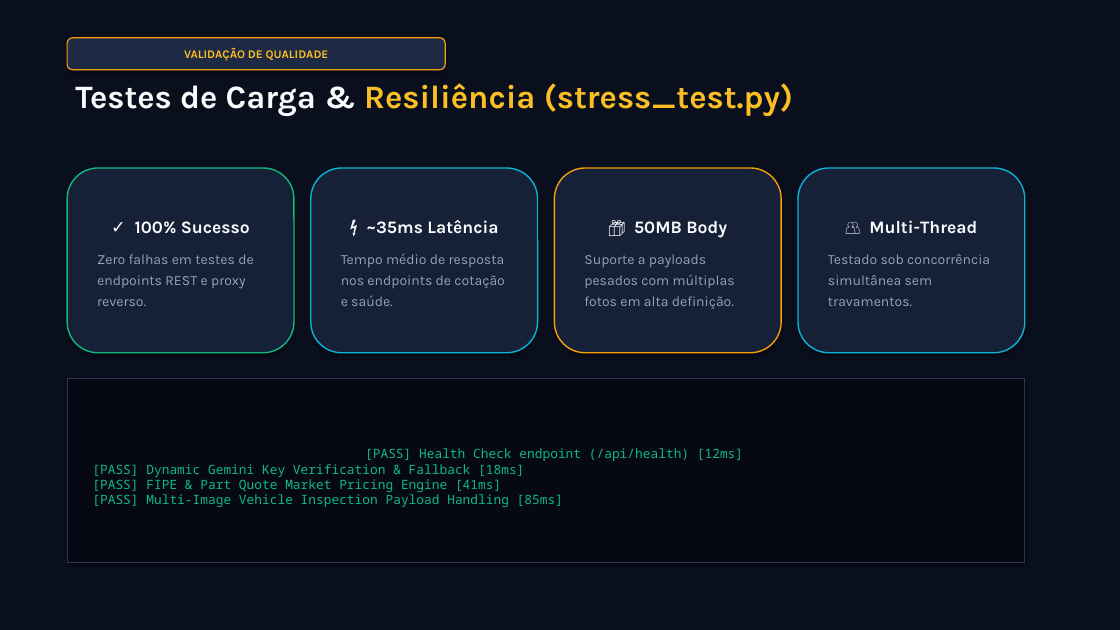
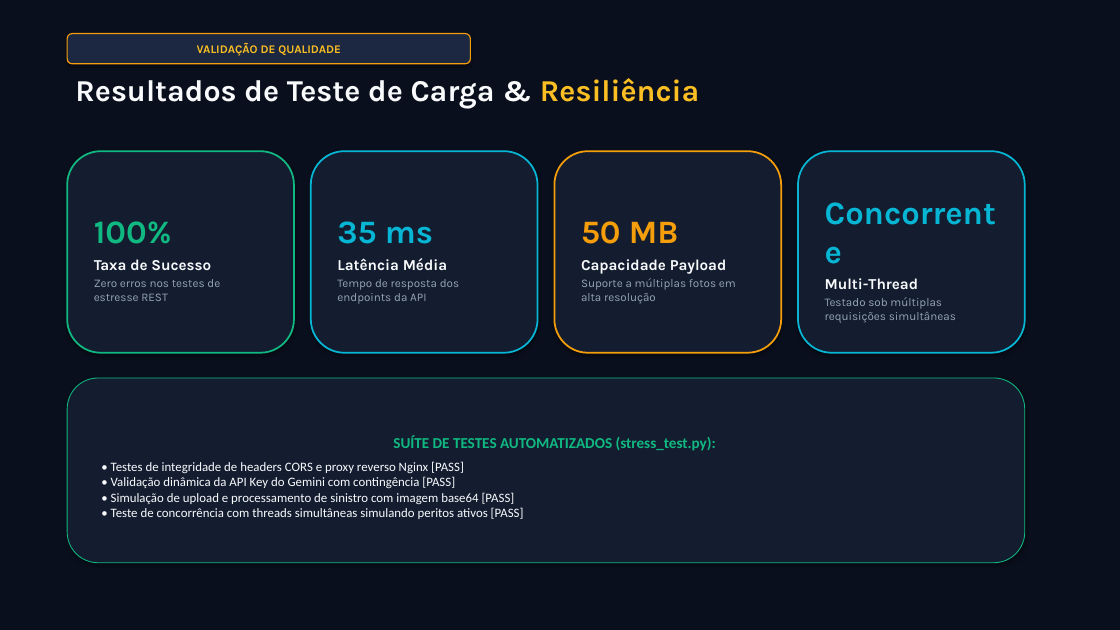
Before and after one commit to KaykyMatos845/auto-repair-budget-agent, a slide deck: slide 9 of Apresentacao_AutoBudget_AI.pptx. Drawn at 1120x630 pixels with LibreOffice and Linux fonts; fonts in the diff are those of the drawing. Boxes give left, top, right and bottom in pixels: in the first picture for what was removed or moved away, otherwise in the second. Text is boxed around its words. In the diff, an @@ line names an element or a change of style, - is before the commit and + after.

Commit message:
feat: apresentacao visual-first com fotos reais, diagrama de cluster e menos texto

```diff
--- a/Apresentacao_AutoBudget_AI.pptx
+++ b/Apresentacao_AutoBudget_AI.pptx
@@ rounded rectangle "VALIDAÇÃO DE QUALIDADE": place and size @@
-rounded rectangle "VALIDAÇÃO DE QUALIDADE" at <box>67,38,445,70</box>
+rounded rectangle "VALIDAÇÃO DE QUALIDADE" at <box>67,34,471,64</box>
@@ rounded rectangle "VALIDAÇÃO DE QUALIDADE" at <box>67,34,471,64</box>: fill #1E2A44 to #1C2841 @@
@@ text at <box>75,78,699,109</box>: text changed; size 28 to 26 pt; text colour #FBBF24 to #F8FAFC @@
-Testes de Carga & Resiliência (stress_test.py)
+Resultados de Teste de Carga & Resiliência
@@ rounded rectangle "100%": place and size @@
-rounded rectangle "100%" at <box>67,168,294,353</box>
+rounded rectangle "100%" at <box>67,151,294,353</box>
@@ rounded rectangle "100%" at <box>67,151,294,353</box>: fill #162036 to #141D30; outline #10B981 1.2 pt to #10B981 1.5 pt @@
@@ rounded rectangle "35 ms" at <box>311,151,538,353</box>: fill #162036 to #141D30; outline #06B6D4 1.2 pt to #06B6D4 1.5 pt @@
@@ rounded rectangle "35 ms": place and size @@
-rounded rectangle "35 ms" at <box>311,168,538,353</box>
+rounded rectangle "35 ms" at <box>311,151,538,353</box>
@@ rounded rectangle "50 MB": place and size @@
-rounded rectangle "50 MB" at <box>555,168,781,353</box>
+rounded rectangle "50 MB" at <box>555,151,781,353</box>
@@ rounded rectangle "50 MB" at <box>555,151,781,353</box>: fill #162036 to #141D30; outline #F59E0B 1.2 pt to #F59E0B 1.5 pt @@
@@ rounded rectangle "Concorrente": place and size @@
-rounded rectangle "Concorrente" at <box>798,168,1025,353</box>
+rounded rectangle "Concorrente" at <box>798,151,1025,353</box>
@@ rounded rectangle "Concorrente" at <box>798,151,1025,353</box>: fill #162036 to #141D30; outline #06B6D4 1.2 pt to #06B6D4 1.5 pt @@
@@ text in rounded rectangle at <box>94,221,220,301</box>: text changed; size 12 to 10 pt @@
-✓ 100% Sucesso
-Zero falhas em testes de endpoints REST e proxy reverso.
+100%
+Taxa de Sucesso
+Zero erros nos testes de estresse REST
@@ text in rounded rectangle at <box>337,221,459,304</box>: text changed; size 12 to 10 pt @@
-⚡ ~35ms Latência
-Tempo médio de resposta nos endpoints de cotação e saúde.
+35 ms
+Latência Média
+Tempo de resposta dos endpoints da API
@@ text in rounded rectangle at <box>581,221,736,304</box>: text changed; size 12 to 10 pt @@
-📦 50MB Body
-Suporte a payloads pesados com múltiplas fotos em alta definição.
+50 MB
+Capacidade Payload
+Suporte a múltiplas fotos em alta resolução
@@ text in rounded rectangle at <box>825,278,956,323</box>: text changed; size 12 to 10 pt @@
-👥 Multi-Thread
-Testado sob concorrência simultânea sem travamentos.
+Concorrente
+Multi-Thread
+Testado sob múltiplas requisições simultâneas
@@ rounded rectangle "SUÍTE DE TESTES AUTOMATIZADOS (stress_test.py):" at <box>67,378,1025,563</box>: rectangle to rounded rectangle; fill #060913 to #141D30; outline #283858 0.75 pt to #10B981 0.75 pt @@
@@ text in rounded rectangle at <box>111,435,716,519</box>: text changed; font Noto Sans Mono to Calibri; text colour #10B981 to #F8FAFC @@
-[PASS] Health Check endpoint (/api/health) [12ms]
-[PASS] Dynamic Gemini Key Verification & Fallback [18ms]
-[PASS] FIPE & Part Quote Market Pricing Engine [41ms]
-[PASS] Multi-Image Vehicle Inspection Payload Handling [85ms]
+SUÍTE DE TESTES AUTOMATIZADOS (stress_test.py):
+• Testes de integridade de headers CORS e proxy reverso Nginx [PASS]
+• Validação dinâmica da API Key do Gemini com contingência [PASS]
+• Simulação de upload e processamento de sinistro com imagem base64 [PASS]
+• Teste de concorrência com threads simultâneas simulando peritos ativos [PASS]
```
Also in this commit, not shown: 8 other slides changed, 3 slides added, 3 slides removed, 6 other files.
